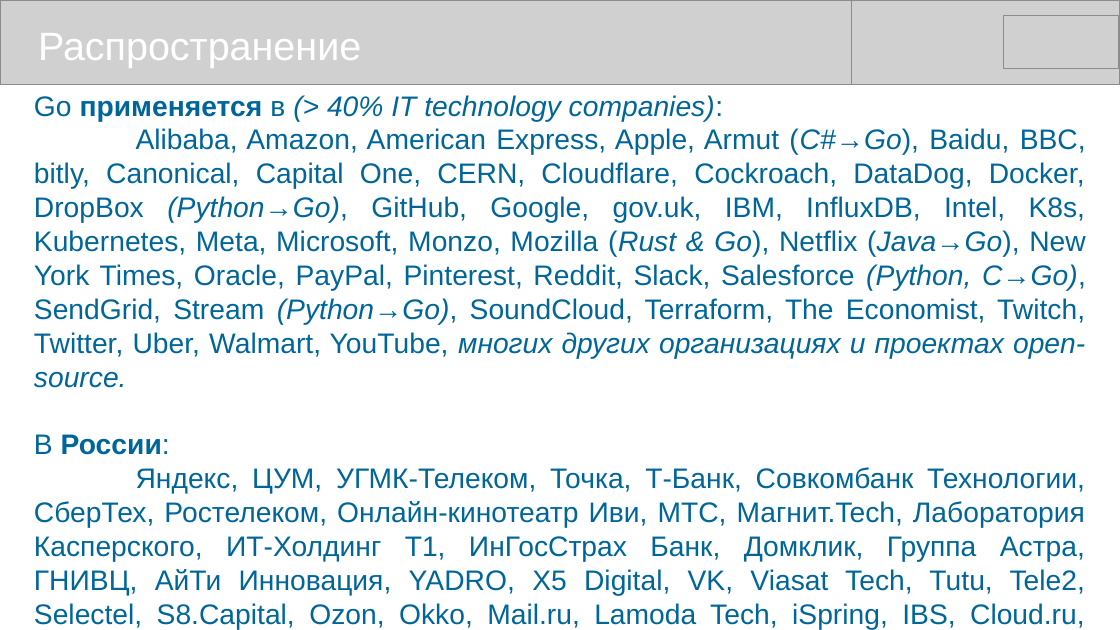
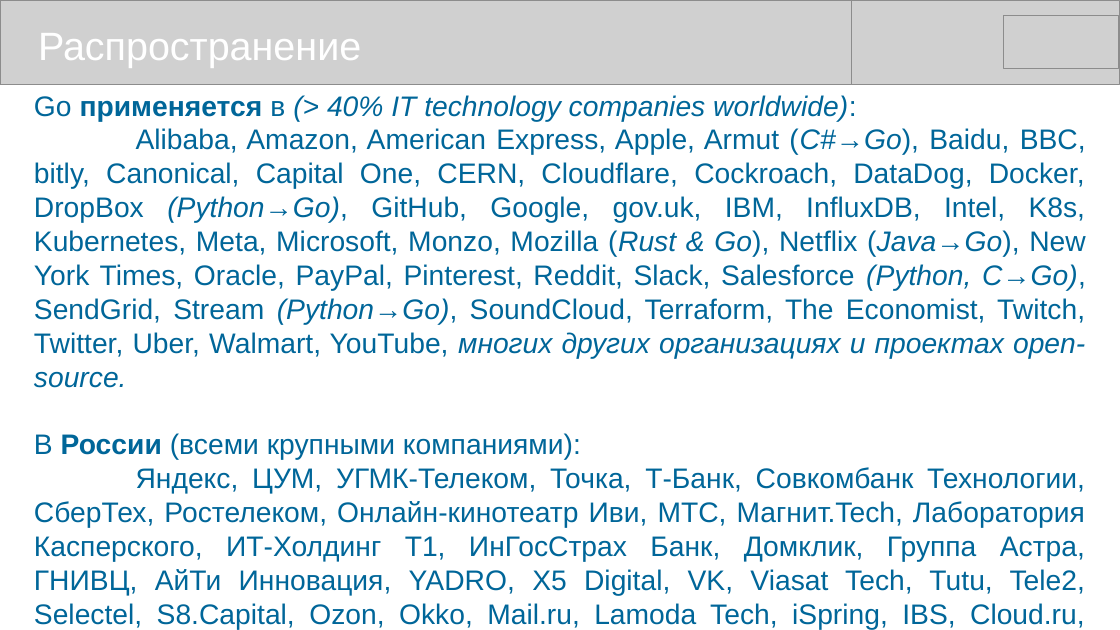
Before and after one commit to mike-shock/Go_language, a slide deck: slide 7 of Go_Review.odp. Drawn at 1120x630 pixels with LibreOffice and Linux fonts; fonts in the diff are those of the drawing; grey boxes stand for pictures. Boxes give left, top, right and bottom in pixels: in the first picture for what was removed or moved away, otherwise in the second. Text is boxed around its words. In the diff, an @@ line names an element or a change of style, - is before the commit and + after.

```diff
--- a/Go_Review.odp
+++ b/Go_Review.odp
@@ text at bbox=[34, 95, 857, 121]: text changed @@
-Go применяется в (> 40% IT technology companies):
+Go применяется в (> 40% IT technology companies worldwide):
@@ text at bbox=[34, 433, 581, 460]: text changed; bold off @@
-В России:
+В России (всеми крупными компаниями):
```
Also in this commit, not shown: 5 other slides changed, 1 other file.
